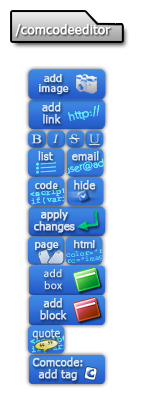
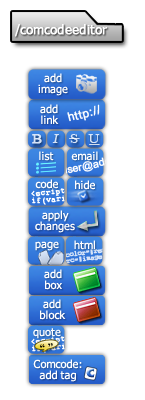
Layer changes from the first 145px x 400px image to the second:
painted on "/comcodeeditor" (2nd of 2, in "/comcodeeditor") over left=15, top=24, right=111, bottom=37
"quote": opacity 80% → 100%, moved it above "45", painted on it over left=32, top=328, right=61, bottom=340
"<script language=” if(variable copy": blend overlay → normal, painted on it over left=30, top=335, right=65, bottom=353
"Comcode: add tag": opacity 80% → 100%, moved it above "Zones copy 2", painted on it over left=32, top=357, right=83, bottom=382
"add block": opacity 80% → 100%, moved it above "Block copy", painted on it over left=40, top=298, right=67, bottom=320
removed layer "Background copy" (in "block") from group "block" over left=39, top=298, right=69, bottom=324
renamed "c2" to "Background copy", moved it into group "block", painted on it over left=39, top=298, right=69, bottom=324
removed layer "add box" (in "box") (was 80%) from group "box" over left=44, top=269, right=62, bottom=290
renamed "b" to "add box", moved it into group "box", painted on it over left=44, top=269, right=62, bottom=290
"add image": opacity 80% → 100%, painted on it over left=38, top=73, right=69, bottom=96
"color=”red” src=”image”": blend overlay → normal, painted on it over left=66, top=248, right=103, bottom=264
"<script language=” if(variable": blend overlay → normal, painted on it over left=30, top=188, right=65, bottom=205
painted on "Page" (2nd of 2, in "Page") over left=46, top=247, right=64, bottom=265
"user@address": blend overlay → normal, painted on it over left=66, top=157, right=106, bottom=174
"apply changes": opacity 80% → 100%, painted on it over left=34, top=209, right=75, bottom=233
"add link": opacity 80% → 100%, painted on it over left=40, top=102, right=61, bottom=124
"http://": blend overlay → normal, painted on it over left=67, top=104, right=100, bottom=122
…and 19 more changes (1 blend, 6 opacity, 17 painted, 1 removed, 1 renamed, 3 stack)
